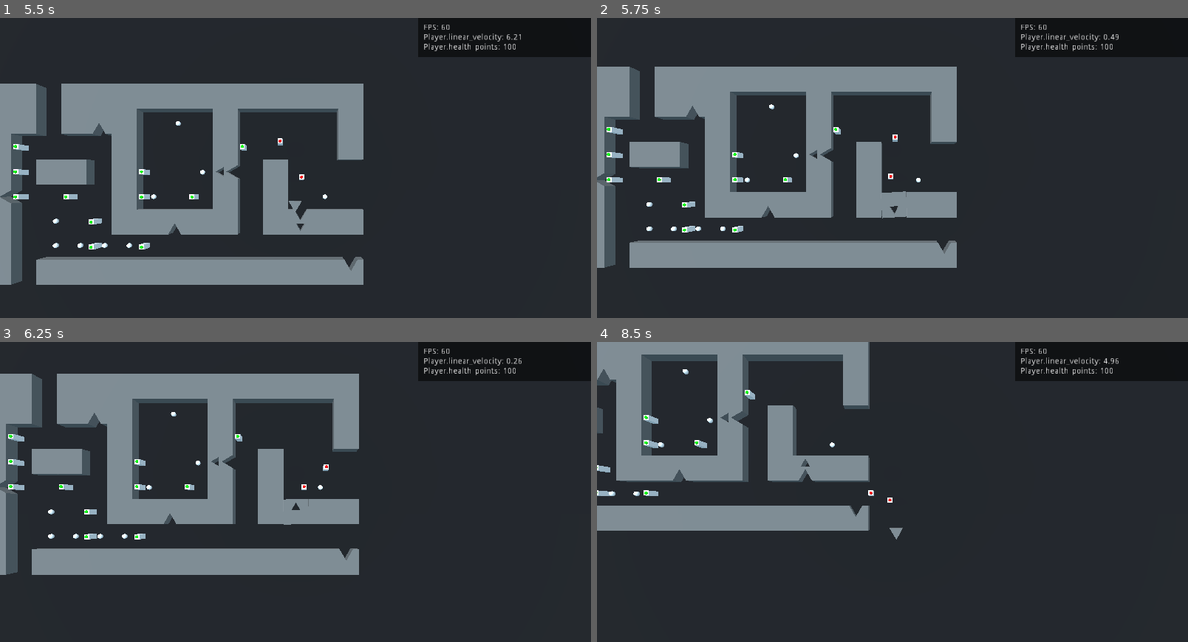
Above: before the commit, frames 1-4 (two rows, left to right).
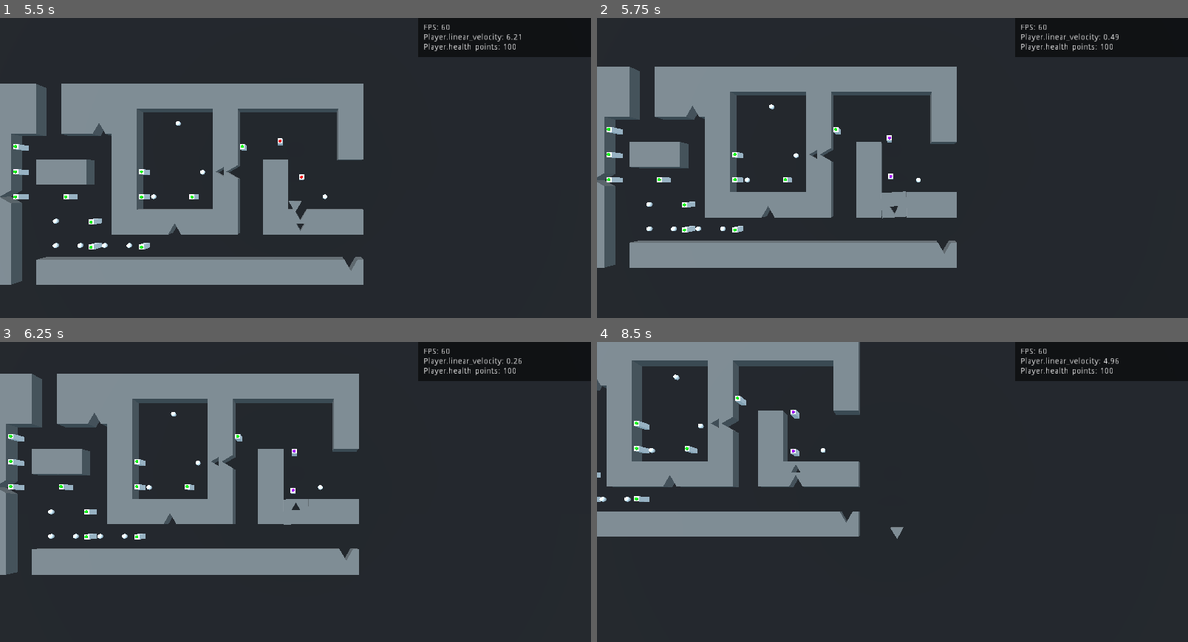
Above: after the commit, the same moments.

Repository: winston-yallow/primitives
Game: Godot game, scene res://levels/00_Test.tscn
Two runs of this game, one before a commit and one after it. Both use one fixed random seed, a clock stepped at 60 frames per second and the inputs below.
Inputs:
- Up to frame 1 (5.5 s): tap Enter at 0.5 s; hold D (game_right) 0.53-1.28 s; hold Space (reappear) 0.53-1.28 s; hold S (game_backward) 1.28-2.03 s; tap Backspace at 1.35, 2.85, 4.35 s; hold D (game_right) 2.03-2.78 s; hold Space (reappear) 2.03-2.78 s; hold W (game_forward) 2.78-3.53 s; hold Space (reappear) 3.53-4.28 s; hold A (game_left) 3.53-5.03 s; hold S (game_backward) from 5.03 s (still down); hold Space (reappear) from 5.03 s (still down)
- Up to frame 2 (5.75 s): keep holding S (game_backward); keep holding Space (reappear)
- Up to frame 3 (6.25 s): release S (game_backward) at 5.78 s; release Space (reappear) at 5.78 s; hold D (game_right) from 5.78 s (still down); tap Backspace at 5.85 s
- Up to frame 4 (8.5 s): release D (game_right) at 6.53 s; hold W (game_forward) 6.53-7.28 s; hold Space (reappear) 6.53-7.28 s; hold D (game_right) 7.28-8.03 s; tap Backspace at 7.35 s; hold S (game_backward) from 8.03 s (still down); hold Space (reappear) from 8.03 s (still down)

Frame 1 is identical in both runs. In frame 2, less than 0.1% of the frame differs, in the area x 49-51%, y 38-54%; in frame 3, less than 0.1%; in frame 4, 10%, in the area x 0-52%, y 0-66%.

Commit message:
Abort following as soon as player hides

Diff:
--- a/game/enemy/Enemy.gd
+++ b/game/enemy/Enemy.gd
@@ -104,6 +104,11 @@
     var player_pos := player.global_transform.origin
     var recalc_delta_squared := player_pos.distance_squared_to(player_last_calc_pos)
 
+    if not player.is_detectable():
+        path_curve = null
+        current_state = STATE.SEARCH
+        return
+
     # Trigger a path recalculation if this is the first frame in this
     # state or when the player moved more than 0.5 units (=0.25 when squared)
     if state_changed or recalc_delta_squared > 0.25:
